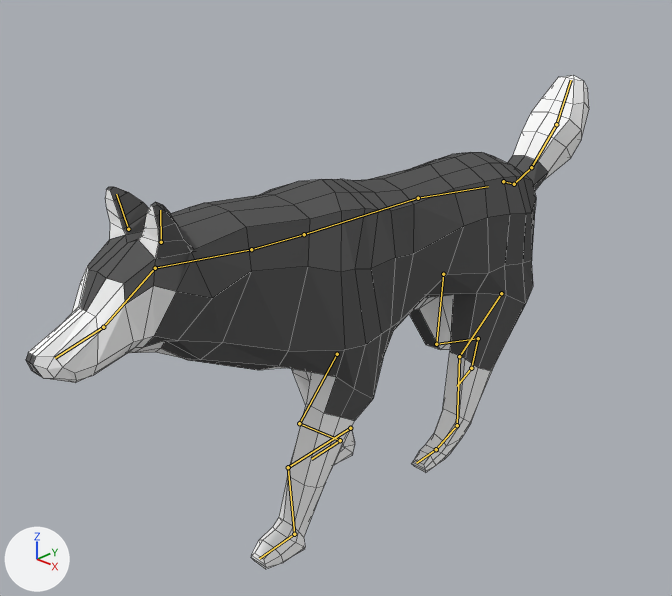
Two versions of the Blender file Volt3D/Assets/Husky/husky8.blend, one commit apart.
Before and after are seen from a 50 mm camera at (9.21, -9.71, 9.21) aimed at (-0.68, 0.37, 3.04). Lighting does not change. The marker at lower left points along +X, +Y and +Z. Both versions are drawn at the pose saved in each file; the numbers are the values there. The bones that bend it are drawn over the model as lines. Mesh edges are drawn as thin lines.

The first picture shows 'Husky'.
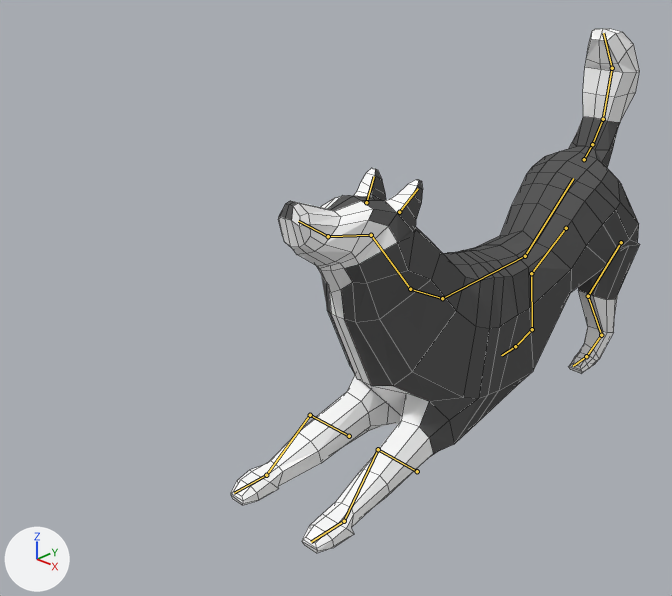
What the commit changed:
Bone 'chest' (bone_chest) moves from (0.0, -0.2, 0.18) to (0.0, -4.08, -0.34).
Bone 'chest' (bone_chest) turns from (37, 0, 0) to (12, 0, 0) degrees about its own x, y and z.
Bone 'neck' (bone_neck) turns from (-15, 0, 0) to (4, 0, 0) degrees about its own x, y and z.
Bone 'head' (bone_head) turns from (44, 0, 0) to (47, 0, 0) degrees about its own x, y and z.
Bone 'back' (bone_back) turns from (-1, 0, 0) to (1, 0, 0) degrees about its own x, y and z.
Bone 'waist' (bone_waist) turns from (7, 0, 0) to (50, 0, 0) degrees about its own x, y and z.
Bone 'tail1' (bone_tail1) turns from (44, 0, 0) to (62, 0, 0) degrees about its own x, y and z.
Bone 'tail2' (bone_tail2) turns from (-57, 0, 0) to (-28, 0, 0) degrees about its own x, y and z.
Bone 'tail3' (bone_tail3) turns from (-22, 0, 0) to (-27, 0, 0) degrees about its own x, y and z.
Bone 'tail4' (bone_tail4) turns from (-28, 0, 0) to (-47, 0, 0) degrees about its own x, y and z.
Bone 'front_heel_IK.R' (bone_front_heel_ik_r) moves from (0.0, -0.22, 0.0) to (0.24, 0.6, -0.08).
Bone 'front_heel_IK.R' (bone_front_heel_ik_r) turns from (0, 0, 0) to (-4, 0, 0) degrees about its own x, y and z.
Bone 'back_heel_IK.R' (bone_back_heel_ik_r) moves from (0.0, -1.96, -0.01) to (0.0, 3.11, 0.03).
Bone 'front_heel_IK.L' (bone_front_heel_ik_l) moves from (0.0, 2.13, 0.01) to (-0.24, 0.6, -0.09).
Bone 'front_heel_IK.L' (bone_front_heel_ik_l) turns from (0, 0, 0) to (-4, 0, 0) degrees about its own x, y and z.
Bone 'back_heel_IK.L' (bone_back_heel_ik_l) moves from (0.0, 0.82, 0.11) to (0.0, 2.4, 0.06).
Bone 'back_heel_IK.L' (bone_back_heel_ik_l) turns from (24, 0, 0) to (0, 0, 0) degrees about its own x, y and z.

Pixel boxes [x1, y1, x2, y2] of what changed, in the pictures (672 x 596 px):
'Husky', posed (27% narrower, 6% taller): before [26, 75, 589, 569]; after [231, 29, 640, 553]
bone 'chest', root to tip: before (304, 234) to (251, 249); after (442, 298) to (410, 289)
bone 'neck', root to tip: before (251, 249) to (155, 268); after (410, 289) to (371, 235)
bone 'head', root to tip: before (155, 268) to (103, 327); after (371, 235) to (328, 236)
bone 'back', root to tip: before (304, 234) to (418, 198); after (442, 298) to (525, 256)
bone 'waist', root to tip: before (418, 198) to (488, 186); after (525, 256) to (573, 178)
bone 'tail1', root to tip: before (503, 181) to (514, 184); after (584, 159) to (592, 144)
bone 'tail2', root to tip: before (514, 184) to (531, 167); after (592, 144) to (603, 119)
bone 'tail3', root to tip: before (531, 167) to (556, 124); after (603, 119) to (612, 68)
bone 'tail4', root to tip: before (556, 124) to (571, 80); after (612, 68) to (603, 33)
